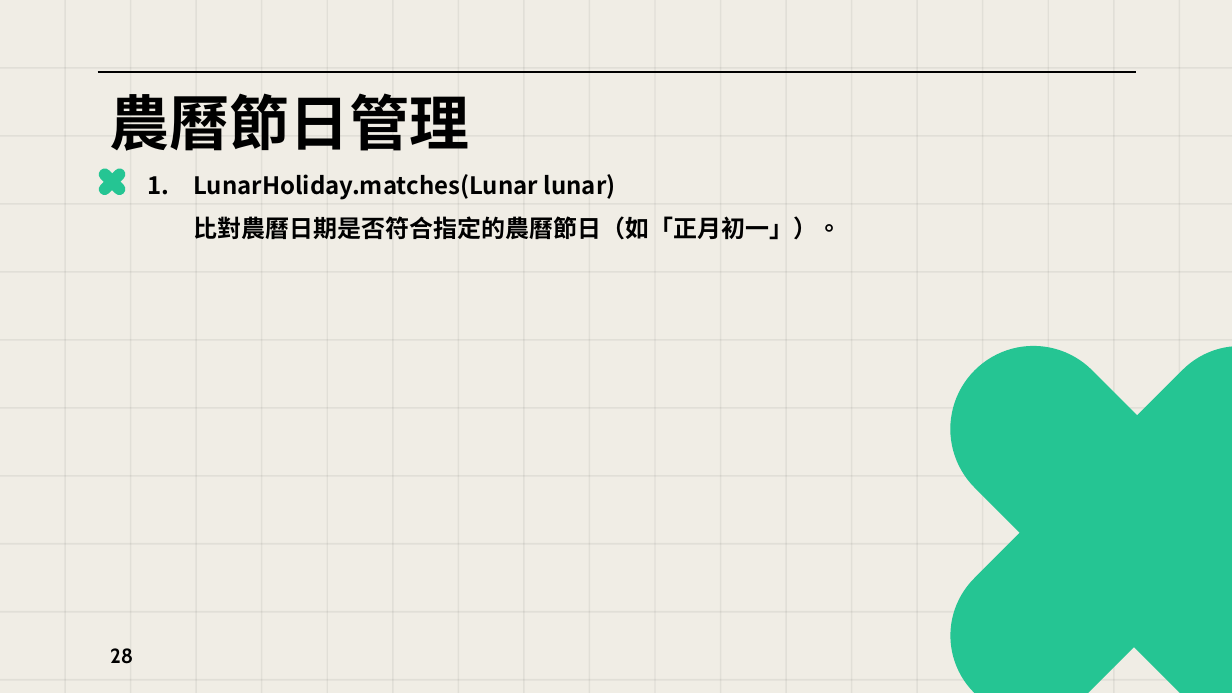
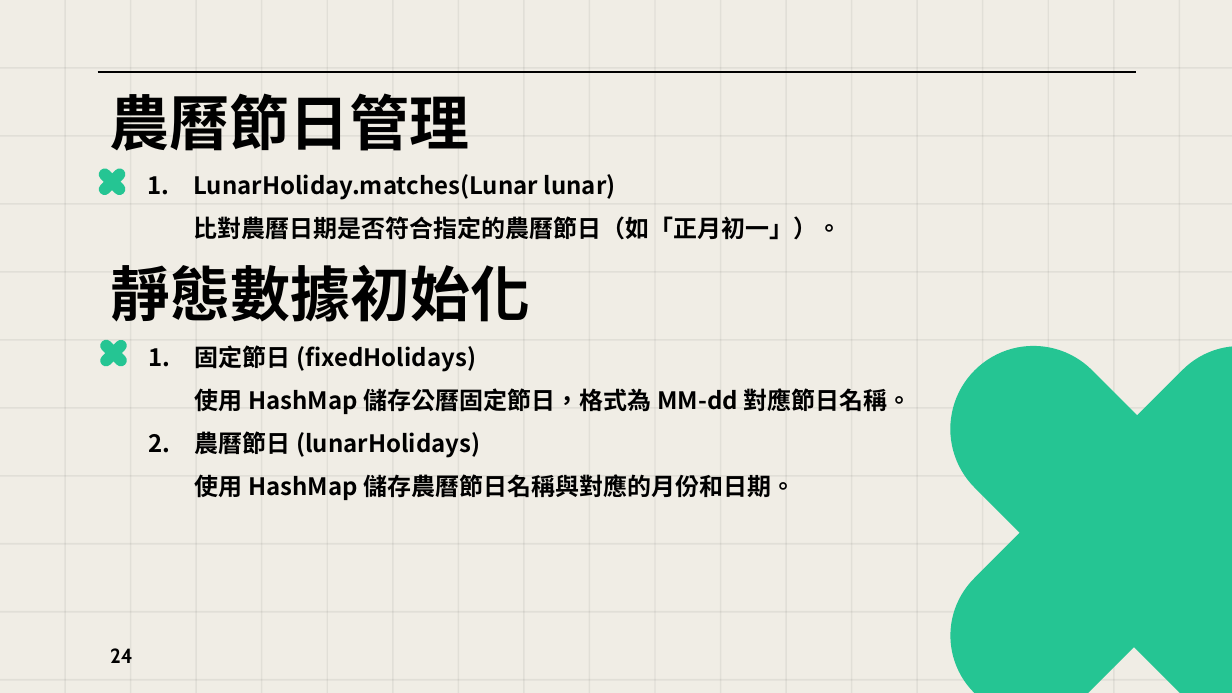
Before and after one commit to bhrtgbrt/Finalproject, a slide deck: slide 24 of 第七組_期末專題報告_日曆.pptx (slide 28 before the commit). Drawn at 1232x693 pixels with LibreOffice and Linux fonts; fonts in the diff are those of the drawing. Boxes give left, top, right and bottom in pixels: in the first picture for what was removed or moved away, otherwise in the second. Text is boxed around its words. In the diff, an @@ line names an element or a change of style, - is before the commit and + after.

```diff
--- a/第七組_期末專題報告_日曆.pptx
+++ b/第七組_期末專題報告_日曆.pptx
@@ text added at (111, 265, 531, 322), 35 pt, text #000000, bold @@
+靜態數據初始化
@@ rounded rectangle added at (97, 337, 128, 369), fill #25C593 @@
@@ rounded rectangle added at (98, 337, 130, 370), fill #25C593 @@
@@ text added at (195, 345, 911, 500), 14 pt, text #000000, bold @@
+1. 固定節日 (fixedHolidays)
+   使用 HashMap 儲存公曆固定節日，格式為 MM-dd 對應節日名稱。
+2. 農曆節日 (lunarHolidays)
+   使用 HashMap 儲存農曆節日名稱與對應的月份和日期。
@@ page number at (110, 648, 133, 663): text changed @@
-28
+24
```
Also in this commit, not shown: 13 other slides changed, 3 slides added, 7 slides removed, 44 other files.
